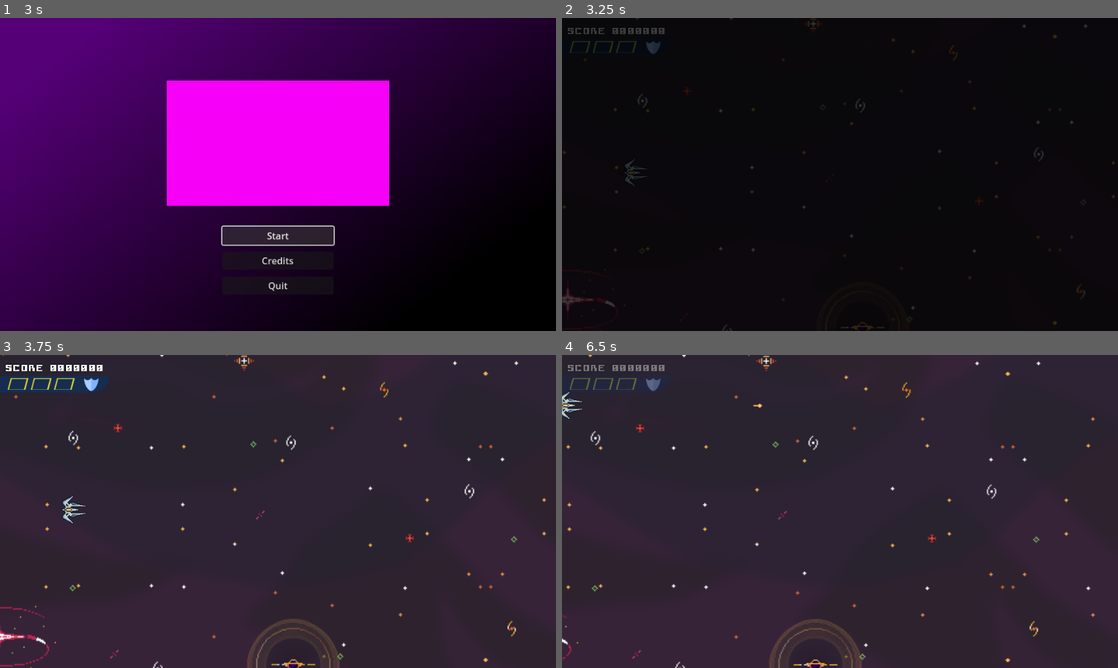
Above: before the commit, frames 1-4 (two rows, left to right).
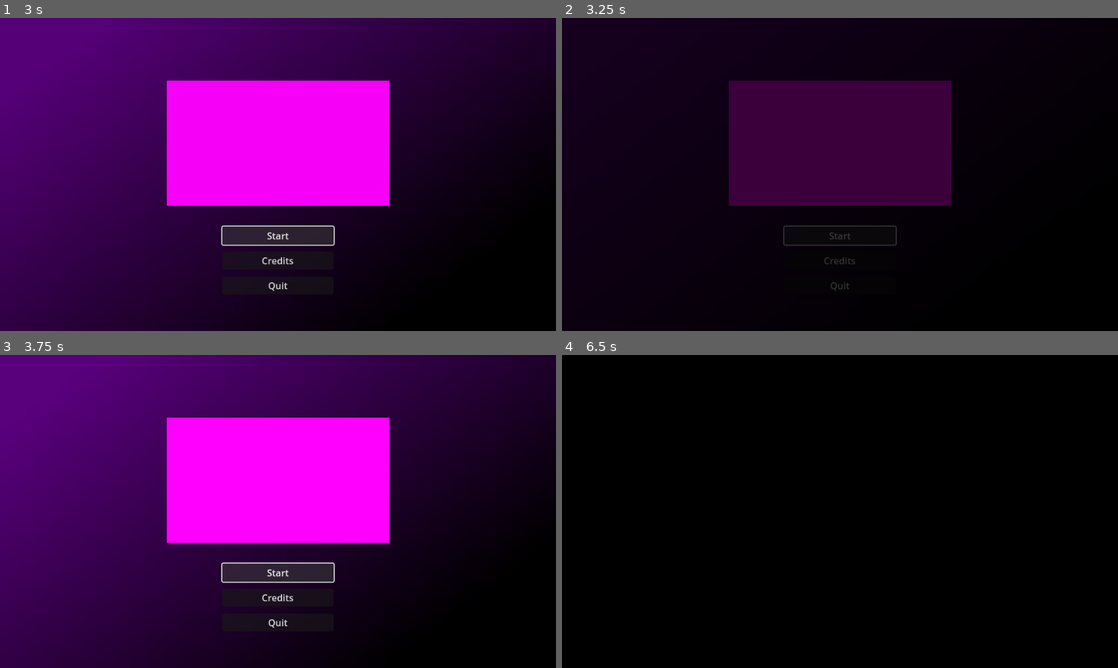
Above: after the commit, the same moments.

Repository: DfindWox/TGD---J2302
Game: Godot game, scene res://UI/splash.tscn
Two runs of this game, one before a commit and one after it. Both use one fixed random seed, a clock stepped at 60 frames per second and the inputs below.
Inputs (mouse positions are in pixels of both pictures, inside the frame that each line leads up to):
- Up to frame 1 (3 s): tap Enter at 0.5 s; hold Right (ui_right) 0.53-1.28 s; tap E (Parry) at 0.6, 2.1 s; tap R (reset) at 1.25, 2 s; hold Down (ui_down) 1.28-2.03 s; tap Space (shoot) at 1.35 s; hold Right (ui_right) 2.03-2.75 s; click "Start" at 2.75 s
- Up to frame 2 (3.25 s): no input
- Up to frame 3 (3.75 s): click (278, 574) at 3.5 s, where only the run after the commit has a clickable "Start"
- Up to frame 4 (6.5 s): hold Up (ui_up) 4.28-5.03 s; tap Space (shoot) at 4.35, 5.85 s; hold Left (ui_left) from 5.03 s (still down); tap E (Parry) at 5.1 s

Frame 1 is identical in both runs. In frame 2, 17% of the frame differs, in the area x 0-100%, y 0-100%; in frame 3, 98%; in frame 4, 100%.

Commit message:
Criado inimigo com path e adicionado a main

Diff:
--- /dev/null
+++ b/Actors/Enemy.gd
@@ -0,0 +1,46 @@
+extends CharacterBody2D
+## Inimigo que usa [Path2D] para se localizar.
+##
+## Aqui, o inimigo ao ser acionado coloca um [Path2D] na sua posição e movimenta
+## o [PathFollow2D] pra detectar onde é sua próxima posição. Ao terminar o
+## caminho, o inimigo pode andar de novo ou desaparecer. Importante: não esquecer
+## de excluir o [Path2D] ao excluir o personagem, já que eles não são parentes.
+
+@export var speed :float = 210.0 ## Velocidade em pixels.
+@export_file("*.tscn") var path_file ## Caminho que o inimigo vai seguir.
+
+var path : Path2D
+var path_follow : PathFollow2D
+
+
+# Funções virtuais
+func _ready() -> void:
+	# Pra evitar que o inimigo tente acessar o Path2D antes de ele existir
+	set_physics_process(false)
+	_setup() # Em outra função pra não usar await dentro de _ready()
+
+
+func _physics_process(delta):
+	path_follow.progress += speed * delta # PathFollow2D anda dentro do caminho
+	if path_follow.progress_ratio == 1: # Se o caminho tiver terminado
+		path.queue_free()
+		queue_free()
+	# Velocidade vai baseada na distância entre o inimigo e o PathFollow2D
+	velocity = path_follow.global_position - global_position
+	# Necessário normalizar e multiplicar por speed pq move_and_slide vai multiplicar
+	# de novo por delta
+	velocity = velocity.normalized() * speed
+	move_and_slide()
+
+
+# Funções privadas
+func _setup() -> void:
+	# Função pra criar o Path2D e preencher as variáveis relacionadas
+	await get_parent().ready
+	path = load(path_file).instantiate() as Path2D
+	# Path2D como filho do node pai porque senão ele se move junto do inimigo
+	get_parent().add_child(path)
+	path.global_position = global_position
+	path_follow = path.get_node("PathFollow2D")
+	# Agora sim pode ligar o physics_process
+	set_physics_process(true)
--- /dev/null
+++ b/Actors/Enemy.tscn
@@ -0,0 +1,19 @@
+[gd_scene load_steps=4 format=3 uid="uid://dy1odsgouku0t"]
+
+[ext_resource type="Script" path="res://Actors/Enemy.gd" id="1_1dn3n"]
+[ext_resource type="Texture2D" uid="uid://hyrdd0oaoyll" path="res://Assets/Sprites/ship_1.png" id="2_67j5p"]
+
+[sub_resource type="CapsuleShape2D" id="CapsuleShape2D_uty3x"]
+
+[node name="Enemy" type="CharacterBody2D"]
+collision_layer = 2
+collision_mask = 9
+script = ExtResource("1_1dn3n")
+path_file = "res://Actors/enemy_path.tscn"
+
+[node name="Collision" type="CollisionShape2D" parent="."]
+shape = SubResource("CapsuleShape2D_uty3x")
+
+[node name="Sprite2D" type="Sprite2D" parent="."]
+rotation = -1.5708
+texture = ExtResource("2_67j5p")
--- /dev/null
+++ b/Actors/enemy_path.tscn
@@ -0,0 +1,15 @@
+[gd_scene load_steps=2 format=3 uid="uid://dv0cnjnl2u8wd"]
+
+[sub_resource type="Curve2D" id="Curve2D_q2qt5"]
+_data = {
+"points": PackedVector2Array(0, 0, 0, 0, 0, 0, 0, -63.2861, 0, 63.2861, 0, 448, 64.1447, 0, -64.1447, 0, -128, 576, 0, 63.6993, 0, -63.6993, -256, 448, -63.2538, 0, 63.2538, 0, -128, 320, 0.353553, -63.6396, -0.353553, 63.6396, 0, 448, 0, 0, 0, 0, 0, 896)
+}
+point_count = 7
+
+[node name="EnemyPath" type="Path2D"]
+curve = SubResource("Curve2D_q2qt5")
+
+[node name="PathFollow2D" type="PathFollow2D" parent="."]
+rotation = 1.5708
+rotates = false
+loop = false
--- a/Scenes/main.tscn
+++ b/Scenes/main.tscn
@@ -2,7 +2,7 @@
 
 [ext_resource type="Script" path="res://Scenes/main.gd" id="1_v4j20"]
 [ext_resource type="PackedScene" uid="uid://sv26t4bdy5le" path="res://Actors/bg.tscn" id="2_8rc0c"]
-[ext_resource type="PackedScene" uid="uid://bnsuon1f0vhak" path="res://Actors/rail_camera.tscn" id="4_0vs36"]
+[ext_resource type="PackedScene" uid="uid://bgm5lsyqscoli" path="res://Actors/world_boundary.tscn" id="3_0xe63"]
 [ext_resource type="PackedScene" uid="uid://c7uh2kt5rldlt" path="res://Actors/player.tscn" id="4_prqjn"]
 [ext_resource type="PackedScene" uid="uid://b3pq403uuirth" path="res://UI/game_ui.tscn" id="5_inl8l"]
 
